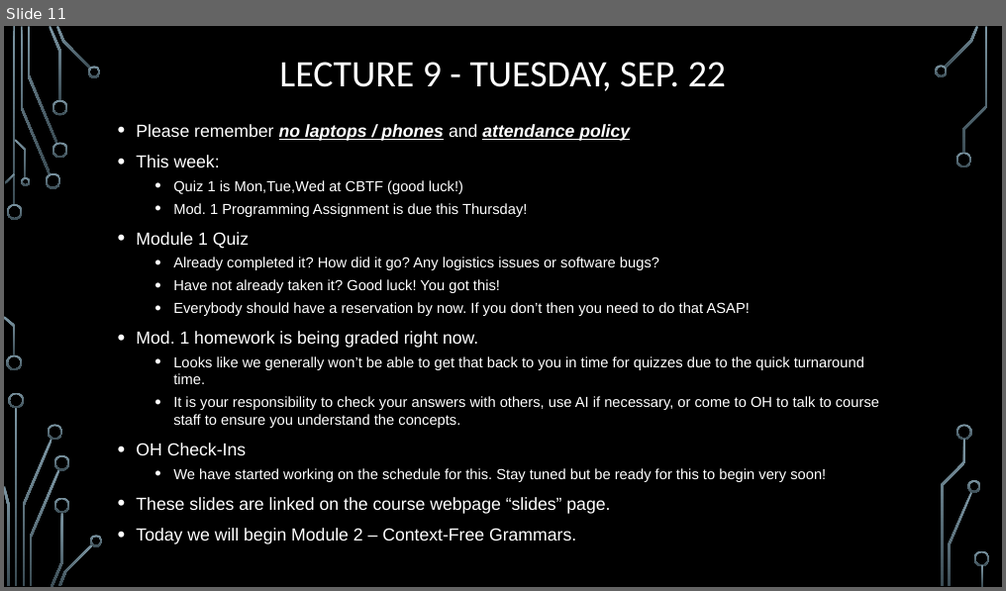
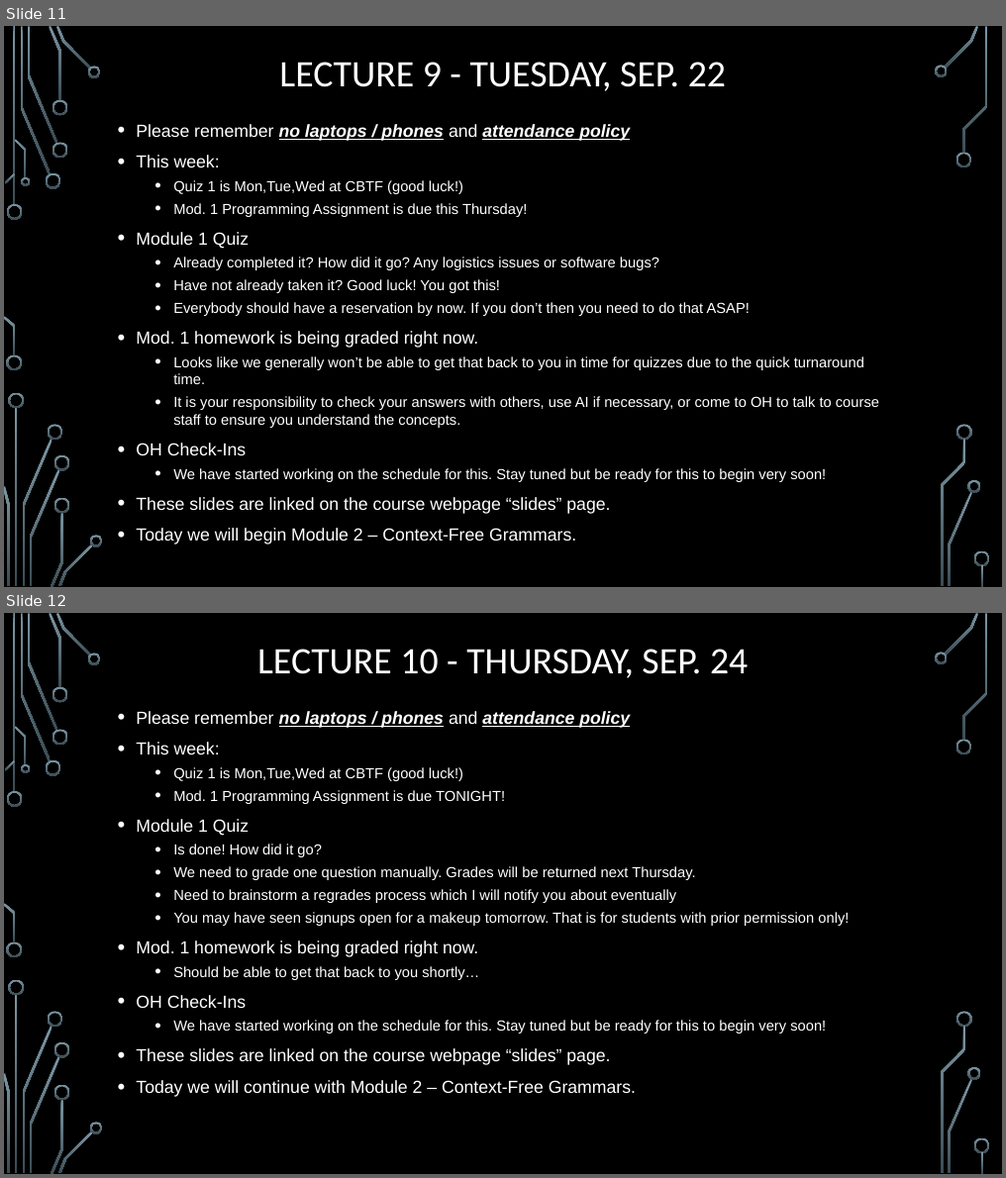
Before and after one commit to markfloryan/dmt2, a slide deck: slides/00-DailyAnnouncements.pptx. Shown one above the other, each under a label of ours: slide 11 before the commit, slides 11 and 12 after it. The pictures are 1006x591 and 1006x1178 pixels, drawn with LibreOffice and Linux fonts; fonts in the diff are those of the drawing; background and template pictures are left out. Boxes give left, top, right and bottom in pixels: in the first picture for what was removed or moved away, otherwise in the second. Text is boxed around its words. In the diff, an @@ line names an element or a change of style, - is before the commit and + after.

```diff
--- a/slides/00-DailyAnnouncements.pptx
+++ b/slides/00-DailyAnnouncements.pptx
@@ slide 12 added at (4,613,1002,1174), background picture (left out); not listed: 36 template elements that a slide beside it also shows @@
@@ title added at (257,649,747,678), 36 pt, text #FFFFFF @@
+LECTURE 10 - THURSDAY, SEP. 24
@@ text added at (136,711,848,1097), 14 pt, text #FFFFFF @@
+• Please remember no laptops / phones and attendance policy
+• This week:
+  • Quiz 1 is Mon,Tue,Wed at CBTF (good luck!)
+  • Mod. 1 Programming Assignment is due TONIGHT!
+• Module 1 Quiz
+  • Is done! How did it go?
+  • We need to grade one question manually. Grades will be returned next Thursday.
+  • Need to brainstorm a regrades process which I will notify you about eventually
+  • You may have seen signups open for a makeup tomorrow. That is for students with prior permission only!
+• Mod. 1 homework is being graded right now.
+  • Should be able to get that back to you shortly…
+• OH Check-Ins
+  • We have started working on the schedule for this. Stay tuned but be ready for this to begin very soon!
+• These slides are linked on the course webpage “slides” page.
+• Today we will continue with Module 2 – Context-Free Grammars.
```
Also in this commit, not shown: 1 slide changed, 1 other file.
